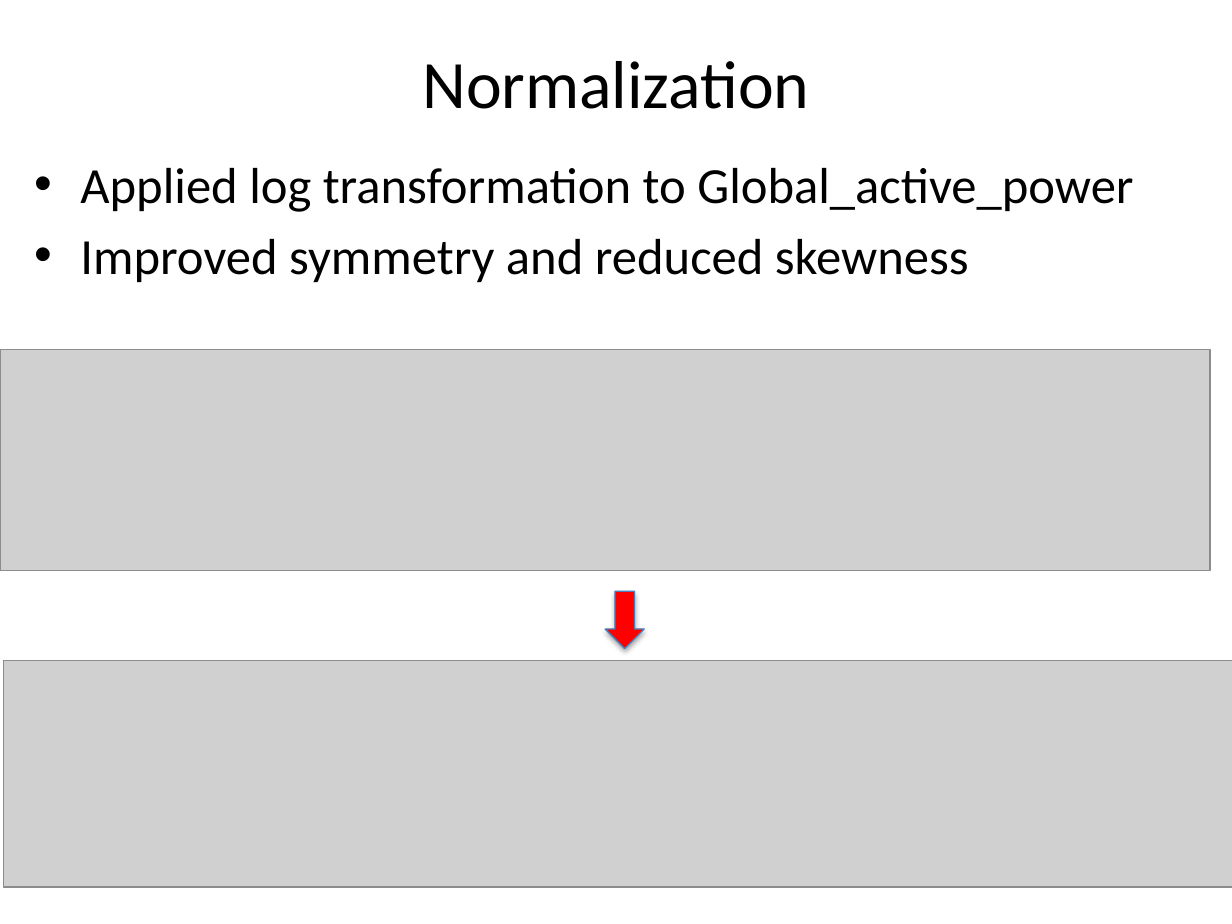
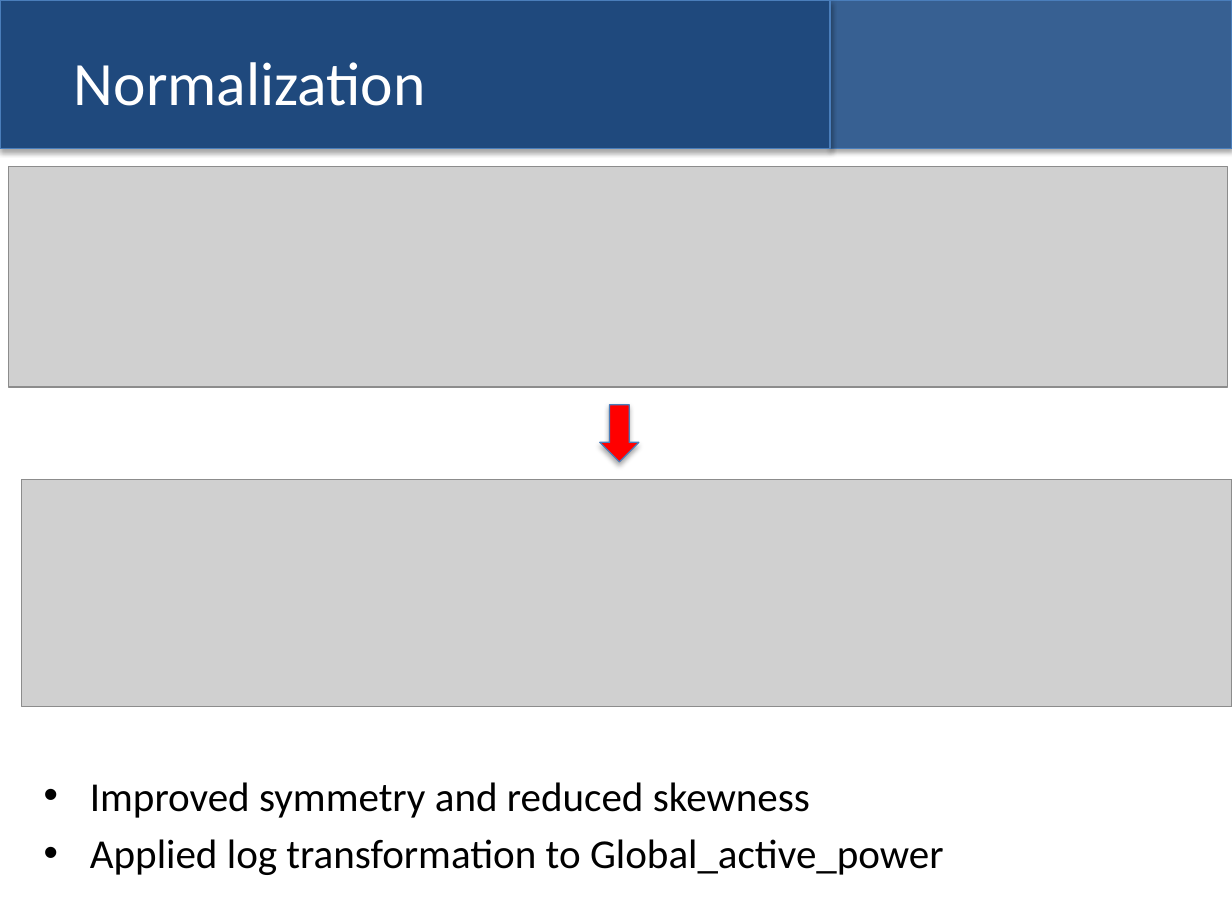
Before and after one commit to bhusalgokarna/Ds_FinalProject, a slide deck: slide 6 of models/Time_Series_EDA_Forecasting_Model_.pptx. Drawn at 1232x924 pixels with LibreOffice and Linux fonts; fonts in the diff are those of the drawing; grey boxes stand for pictures. Boxes give left, top, right and bottom in pixels: in the first picture for what was removed or moved away, otherwise in the second. Text is boxed around its words. In the diff, an @@ line names an element or a change of style, - is before the commit and + after.

```diff
--- a/models/Time_Series_EDA_Forecasting_Model_.pptx
+++ b/models/Time_Series_EDA_Forecasting_Model_.pptx
@@ rectangle added at (0,0,830,149), fill #1F497D, outline #4B7EBC 0.75 pt @@
@@ rectangle added at (830,0,1232,149), fill #376092, outline #4B7EBC 0.75 pt @@
@@ title "Normalization" at (74,62,426,106): size 39.6 to 36 pt, text colour #000000 to #FFFFFF; alignment centre to left @@
@@ picture: place and size @@
-picture at (0,350,1210,570)
+picture at (9,166,1227,387)
@@ text at (80,239,969,282): paragraph removed @@
-• Improved symmetry and reduced skewness
@@ right arrow: place and size @@
-right arrow at (605,591,644,648)
+right arrow at (599,405,638,462)
@@ picture: place and size @@
-picture at (4,660,1232,887)
+picture at (22,479,1232,706)
@@ text "Improved symmetry and reduced skewness": place and size @@
-text "Improved symmetry and reduced skewness" at (80,168,1133,282)
+text "Improved symmetry and reduced skewness" at (90,782,944,875)
@@ text at (90,782,810,818): paragraph added @@
+• Improved symmetry and reduced skewness
@@ text at (90,839,944,875): size 29.6 to 24 pt in "Applied log transformation to Global_active_power"; less space between paragraphs @@
```
Also in this commit, not shown: 22 other slides changed, 2 slides added, 2 slides removed, 1 other file.
